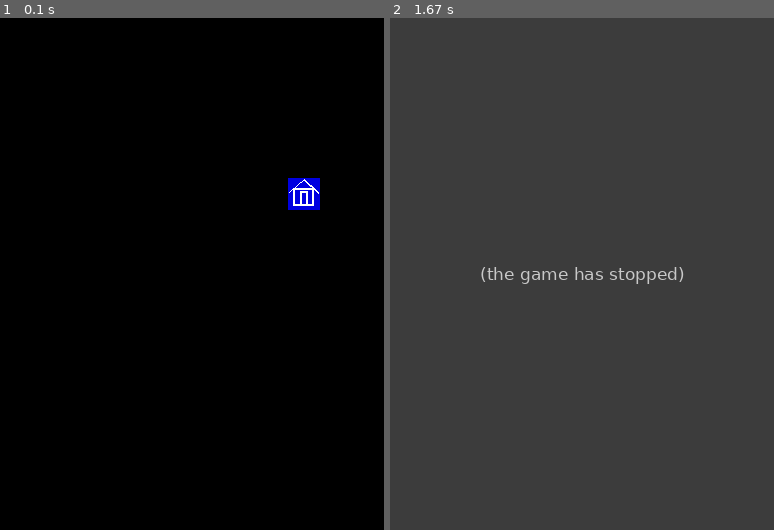
Above: before the commit, frames 1-2 (left to right).
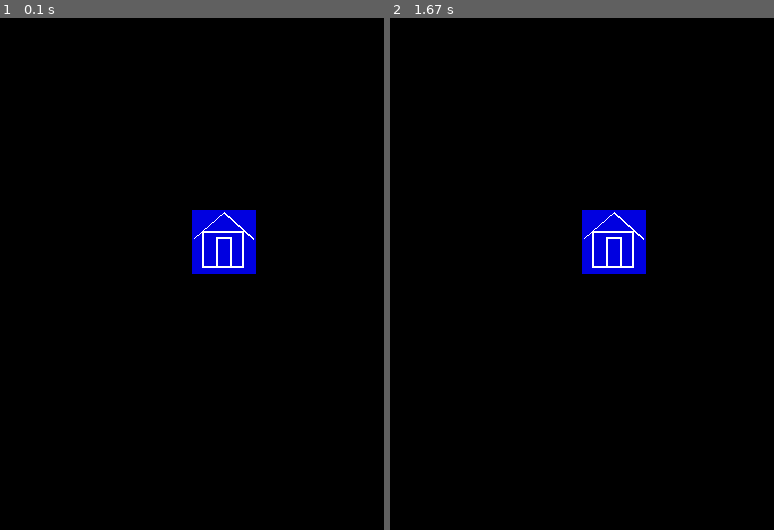
Above: after the commit, the same moments.

Repository: vposby/python
Game: pygame game, started from pygame/fixit.py
Two runs of this game, one before a commit and one after it. Both use one fixed random seed, a clock stepped at 60 frames per second and the inputs below.
Inputs (mouse positions are in pixels of both pictures, inside the frame that each line leads up to):
- Up to frame 1 (0.1 s): no input
- Up to frame 2 (1.67 s): click (612, 243) at 0.38 s

The runs differ from the first frame. In frame 1, 2.6% of the frame differs, in the area x 50-84%, y 31-50%; in frame 2, 100%, in the area x 0-100%, y 0-100%.
Error before the commit: NameError: name 'houseIcon' is not defined (fixit.py line 59); the game stopped at 0.38 s (later frames are placeholders)

Commit message:
fixit.py click functionality

Diff:
--- a/pygame/fixit.py
+++ b/pygame/fixit.py
@@ -35,12 +35,15 @@
 
     def drawHouse(self):
         (x,y,z) = (self.location[0],self.location[1],self.size)
-        pygame.draw.rect(screen,blue,(x,y,z,z))
+        pygame.draw.rect(screen,self.color,(x,y,z,z))
         pygame.draw.line(screen,white,(x+(z/25),y+(9*z/20)),(x+(z/2),y+(z/25)))
         pygame.draw.line(screen,white,(x+(z/2),y+(z/25)),(x+(24*z/25),y+(9*z/20)),2)
         pygame.draw.rect(screen,white,(x+(z/6),y+(17*z/50),2*z/3,7*z/12),2)
         pygame.draw.rect(screen,white,(x+(3*z/8),y+(87*z/200),z/4,49*z/100),2)
 
+    def click(self):
+        self.color = pink
+        self.drawHouse()
 
 screen.fill(black)
 clicked=False
@@ -52,11 +55,13 @@
 
     clickPos = pygame.mouse.get_pos()
 
-    #clicked=pygame.mouse.get_pos()
-    home=HouseIcon((int(3*width/4),int(width/4)+64),32,blue)
+    home=HouseIcon((width/2,width/2),64,blue)
     home.drawHouse()
     if clicked==True:
-        houseIcon.click()
-        clicked=False
-    updateRect = pygame.Rect(width/4,height/4,192,192)
+        if clickPos[0]>home.location[0] and clickPos[0]<home.location[0]+home.size:
+            if clickPos[1]>home.location[1] and clickPos[1]<home.location[1]+home.size:
+                home.click()
+                clicked=False
+
+    updateRect = pygame.Rect(home.location[0],home.location[1],home.size,home.size)
     pygame.display.update(updateRect)
